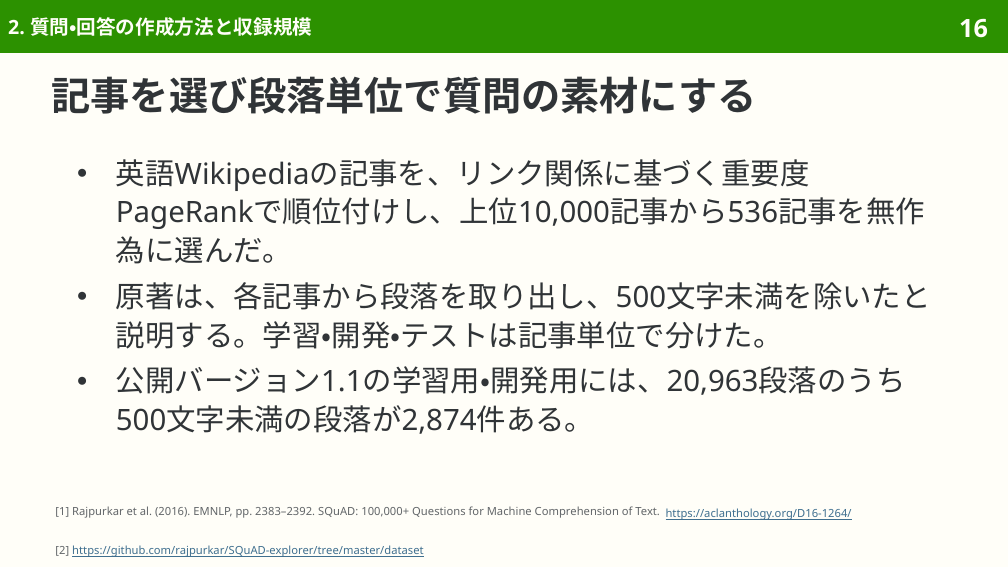
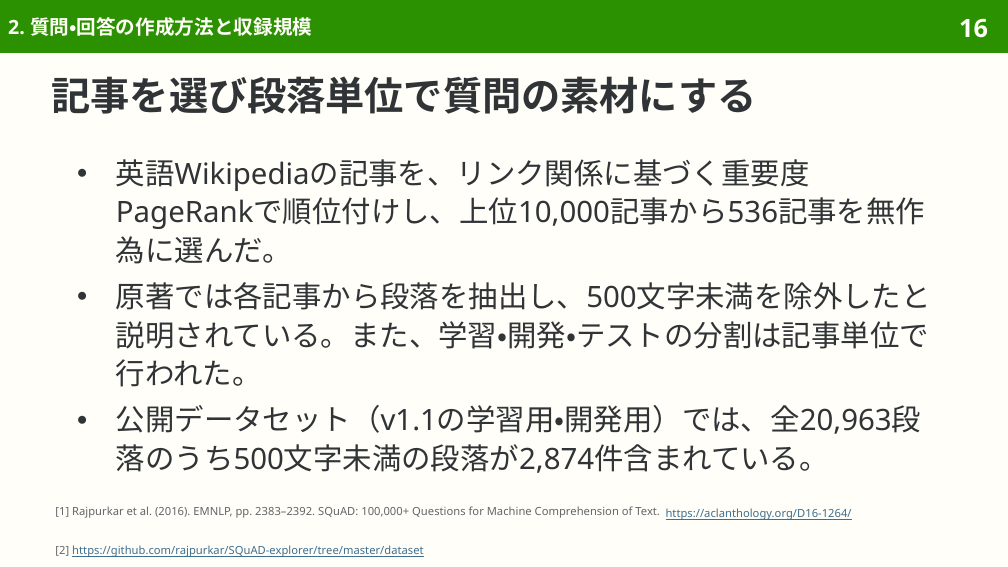
Before and after one commit to sasakiy84/datasets-in-10-minutes, a slide deck: slide 16 of slides/datasets-in-10-minutes-squad.pptx. Drawn at 1008x567 pixels with LibreOffice and Linux fonts; fonts in the diff are those of the drawing. Boxes give left, top, right and bottom in pixels: in the first picture for what was removed or moved away, otherwise in the second. Text is boxed around its words. In the diff, an @@ line names an element or a change of style, - is before the commit and + after.

```diff
--- a/slides/datasets-in-10-minutes-squad.pptx
+++ b/slides/datasets-in-10-minutes-squad.pptx
@@ text at <box>116,282,931,473</box>: text changed @@
-● 原著は、各記事から段落を取り出し、500文字未満を除いたと説明する。学習・開発・テストは記事単位で分けた。
-● 公開バージョン1.1の学習用・開発用には、20,963段落のうち500文字未満の段落が2,874件ある。
+● 原著では各記事から段落を抽出し、500文字未満を除外したと説明されている。また、学習・開発・テストの分割は記事単位で行われた。
+● 公開データセット（v1.1の学習用・開発用）では、全20,963段落のうち500文字未満の段落が2,874件含まれている。
```
Also in this commit, not shown: 20 other slides changed, 7 other files.
